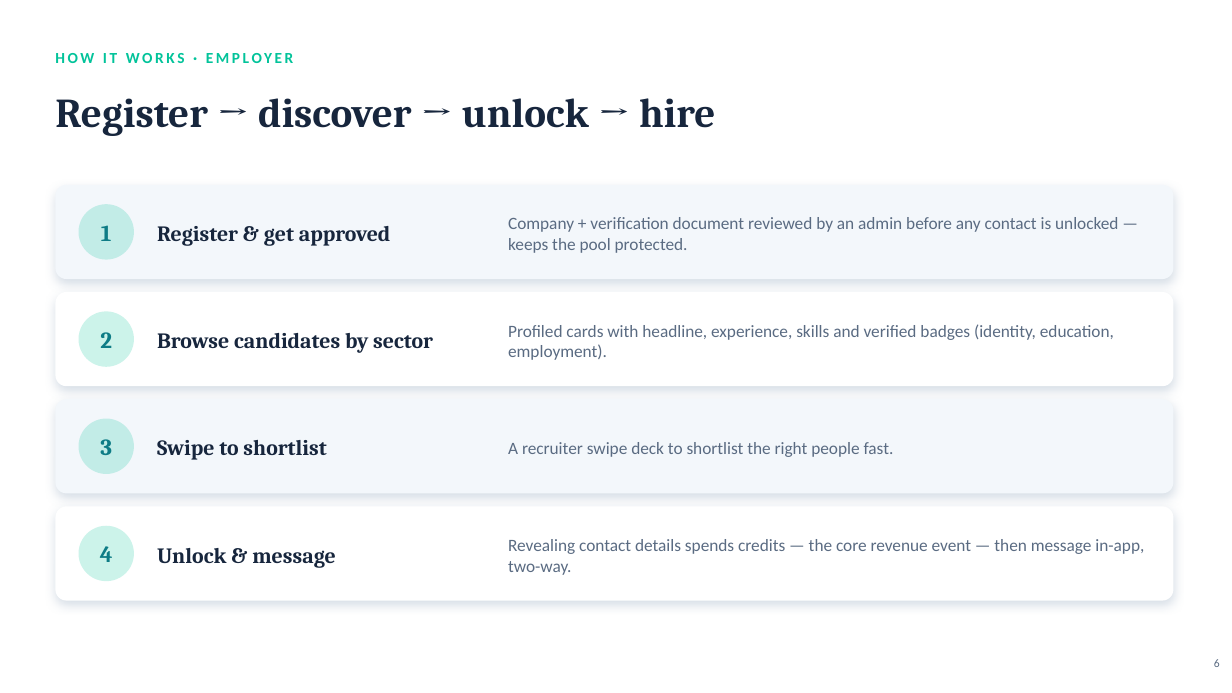
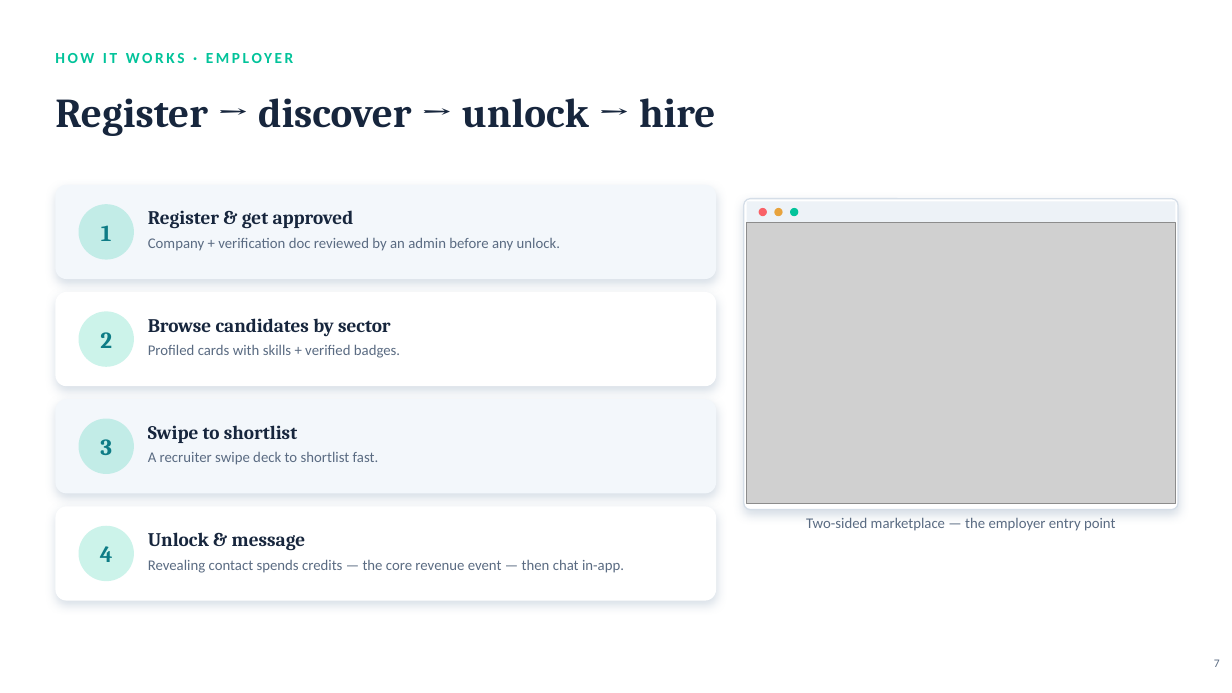
Before and after one commit to Ngoni-Sama/job-assistant, a slide deck: slide 7 of docs/Job-Assistant-Pitch.pptx (slide 6 before the commit). Drawn at 1232x693 pixels with LibreOffice and Linux fonts; fonts in the diff are those of the drawing; grey boxes stand for pictures. Boxes give left, top, right and bottom in pixels: in the first picture for what was removed or moved away, otherwise in the second. Text is boxed around its words. In the diff, an @@ line names an element or a change of style, - is before the commit and + after.

```diff
--- a/docs/Job-Assistant-Pitch.pptx
+++ b/docs/Job-Assistant-Pitch.pptx
@@ rounded rectangle resized from (x1=55, y1=185, x2=1174, y2=279) to (x1=55, y1=185, x2=716, y2=279) @@
@@ text "Register & get approved" moved from (x1=157, y1=226, x2=391, y2=246) to (x1=148, y1=210, x2=354, y2=229) @@
@@ rounded rectangle added at (x1=744, y1=199, x2=1178, y2=510), fill #FFFFFF, outline #D5DEE8 1 pt @@
@@ rectangle added at (x1=747, y1=201, x2=1176, y2=223), fill #EDF2F7 @@
@@ ellipse added at (x1=759, y1=208, x2=767, y2=216), fill #F96167 @@
@@ ellipse added at (x1=775, y1=208, x2=783, y2=216), fill #E8A33D @@
@@ ellipse added at (x1=790, y1=208, x2=799, y2=216), fill #02C39A @@
@@ vertical alignment middle to top in 4 elements at (x1=148, y1=452, x2=379, y2=465), (x1=148, y1=559, x2=624, y2=573), (x1=148, y1=344, x2=400, y2=358), (x1=148, y1=238, x2=560, y2=251) @@
@@ text at (x1=148, y1=238, x2=560, y2=251): text changed; size 13.5 to 11.5 pt @@
-Company + verification document reviewed by an admin before any contact is unlocked — keeps the pool protected.
+Company + verification doc reviewed by an admin before any unlock.
@@ picture added at (x1=747, y1=223, x2=1176, y2=504) @@
@@ rounded rectangle resized from (x1=55, y1=292, x2=1174, y2=386) to (x1=55, y1=292, x2=716, y2=386) @@
@@ text "Browse candidates by sector" moved from (x1=157, y1=333, x2=433, y2=353) to (x1=148, y1=318, x2=391, y2=337) @@
@@ text at (x1=148, y1=344, x2=400, y2=358): text changed; size 13.5 to 11.5 pt @@
-Profiled cards with headline, experience, skills and verified badges (identity, education, employment).
+Profiled cards with skills + verified badges.
@@ rounded rectangle resized from (x1=55, y1=399, x2=1174, y2=494) to (x1=55, y1=399, x2=716, y2=494) @@
@@ text "Swipe to shortlist" moved from (x1=157, y1=440, x2=326, y2=460) to (x1=148, y1=425, x2=297, y2=443) @@
@@ text at (x1=148, y1=452, x2=379, y2=465): text changed; size 13.5 to 11.5 pt @@
-A recruiter swipe deck to shortlist the right people fast.
+A recruiter swipe deck to shortlist fast.
@@ rounded rectangle resized from (x1=55, y1=506, x2=1174, y2=601) to (x1=55, y1=506, x2=716, y2=601) @@
@@ size 17 to 15 pt in 4 elements at (x1=148, y1=210, x2=354, y2=229), (x1=148, y1=318, x2=391, y2=337), (x1=148, y1=425, x2=297, y2=443), (x1=148, y1=532, x2=306, y2=551) @@
@@ text "Unlock & message" moved from (x1=157, y1=548, x2=336, y2=568) to (x1=148, y1=532, x2=306, y2=551) @@
@@ text added at (x1=806, y1=517, x2=1116, y2=531), 11.5 pt, text #5A6B82 @@
+Two-sided marketplace — the employer entry point
@@ text at (x1=148, y1=559, x2=624, y2=573): text changed; size 13.5 to 11.5 pt @@
-Revealing contact details spends credits — the core revenue event — then message in-app, two-way.
+Revealing contact spends credits — the core revenue event — then chat in-app.
@@ text at (x1=1214, y1=659, x2=1220, y2=667): text changed @@
-6
+7
```
Also in this commit, not shown: 7 other slides changed, 1 slide added, 7 other files.
